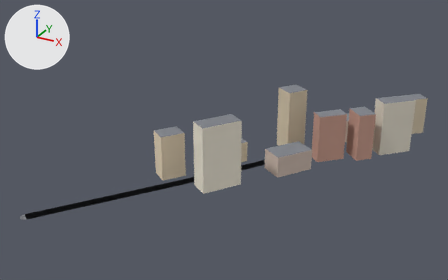
The glTF model apps/client/public/cities/moscow_synth/tiles/2_2.glb, before and after one commit.
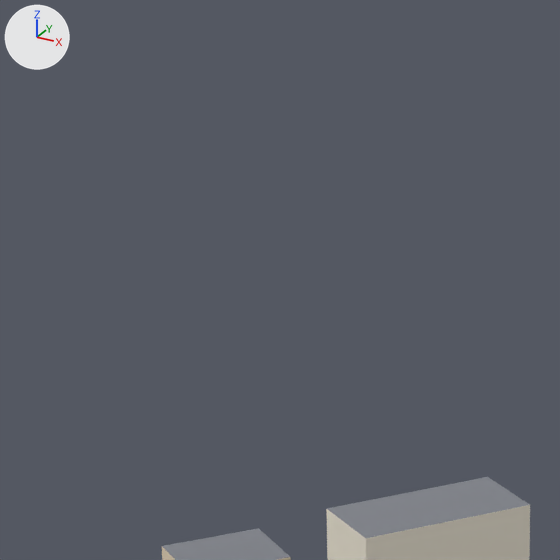
Old and new are each drawn whole from a 50 mm lens placed at (863.9, -1121.9, 220.7), pointed at (637.4, -710.2, 14.8) and again close up on the part from 26% to 56% of the width and 0% to 48% of the height. The lights are fixed; the arrows at upper left show +X, +Y and +Z. The older version's two pictures come first. Vertices at exactly the same position are counted once.
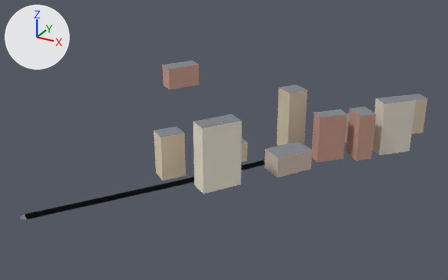
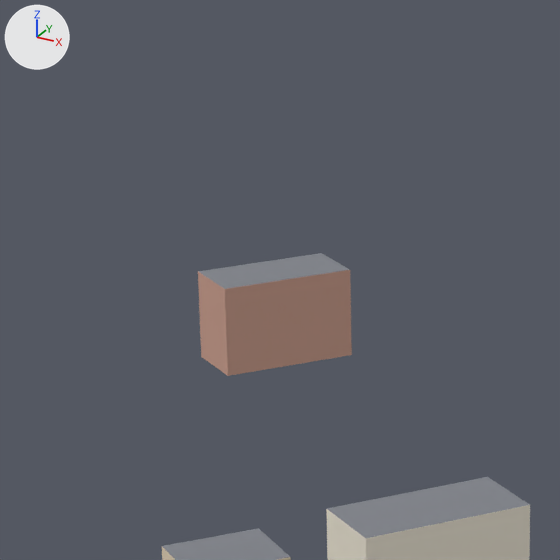
The newer file is also turned or shifted as a whole; pictures and numbers use the older file's frame.

Boxes [x1, y1, x2, y2] around the edits, measured in the close-ups (560 x 560 px):
'Mesh_0', reshaped
    before: [162, 477, 530, 560]
    after: [162, 253, 530, 560]
part 1 of me_mesh_0, added (brown)
    after: [198, 253, 352, 376]

What changed in the scene script:
```text
Change me_mesh_0:
    used by ob_mesh_0; location = (0.0, 0.0, 0.0)
    remove me_mesh_0.from_pydata(...)  # 108 vertices, 124 faces; spans x 561.0..771.0, y -866.0..-570.0, z 0.0..52.0
    add me_mesh_0.from_pydata(...)  # 116 vertices, 134 faces; spans x 489.0..771.0, y -866.0..-551.0, z 0.0..52.0
    me_mesh_0 part 1
    8 vertices are added at x 489.0..523.0, y -590.0..-551.0, z 0.0..23.0
    8 new faces join them, mat_facade
    2 new faces join them, mat_roof
```
